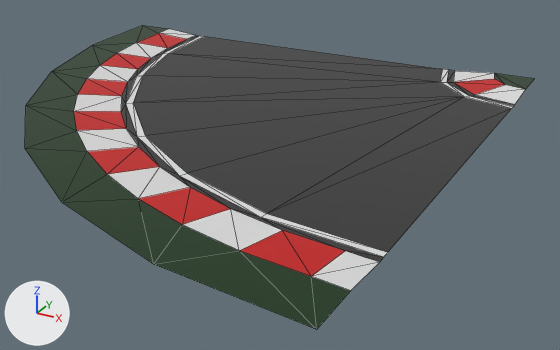
An edit to the FBX model Assets/BEDRILL/Modular_Track_Free/Models/Track_Corner_90d_type_01_15x15m_free.fbx, drawn before and after from the same camera.
Rendered twice from a 50 mm lens placed at (10.57, -17.51, 6.93), pointed at (1.28, -0.6, -1.52). Lighting does not change. The marker at lower left points along +X, +Y and +Z. Mesh edges are drawn as thin lines. Where no turn or scale is listed for an object, it has been applied to the vertices.

Objects in the first picture: 'Track_Corner_90d_type_01_15x15m_free'.
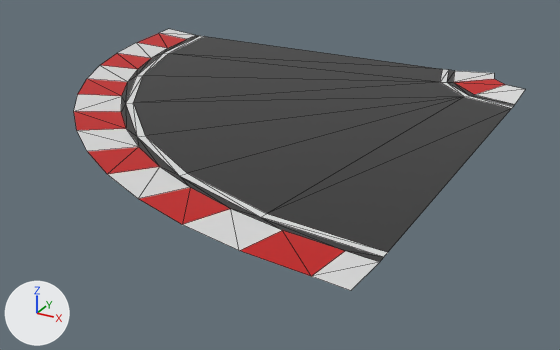
Location of each change, [x1, y1, x2, y2] in pixels of the pictures (560 x 350 px):
'Track_Corner_90d_type_01_15x15m_free', reshaped (11% narrower, 14% shorter)
    before: [25, 25, 534, 329]
    after: [74, 29, 525, 290]
part 1 of me_plane_013, deleted (green)
    before: [25, 25, 351, 329]
part 2 of me_plane_013, deleted
    before: [494, 73, 534, 89]

The change in detail:
me_plane_013 is used by ob_track_corner_90d_type_01_15x15m_free; location (0.0, 0.0, 0.0).
Verts and faces of me_plane_013; kept vertices keep their numbers, new ones are numbered from 73.
Before the commit, vertices of me_plane_013: 3 (6.3, 5.1, 0.1) at pixel (525, 89), 7 (6.3, 6.3, 0.1) at pixel (534, 78), 11 (5.1, 6.3, 0.1) at pixel (494, 73), 25 (5.7, 5.3, 0.1) at pixel (505, 84), 26 (5.3, 5.7, 0.1) at pixel (494, 78).
me_plane_013 had 73 vertices, 119 faces and spanned x -8.7..6.3, y -8.7..6.3, z 0.0..0.1.
me_plane_013 now has 64 vertices, 94 faces and spans x -7.4..6.3, y -7.4..6.3, z 0.0..0.1.
Part 1, on me_plane_013:
8 vertices are removed from x -8.7..6.3, y -8.7..6.3, z 0.1.
22 faces are deleted.
Part 2, on me_plane_013:
Vertices deleted: 7 (with the faces that use them).
Faces deleted: (11, 26, 25), (3, 11, 25).
